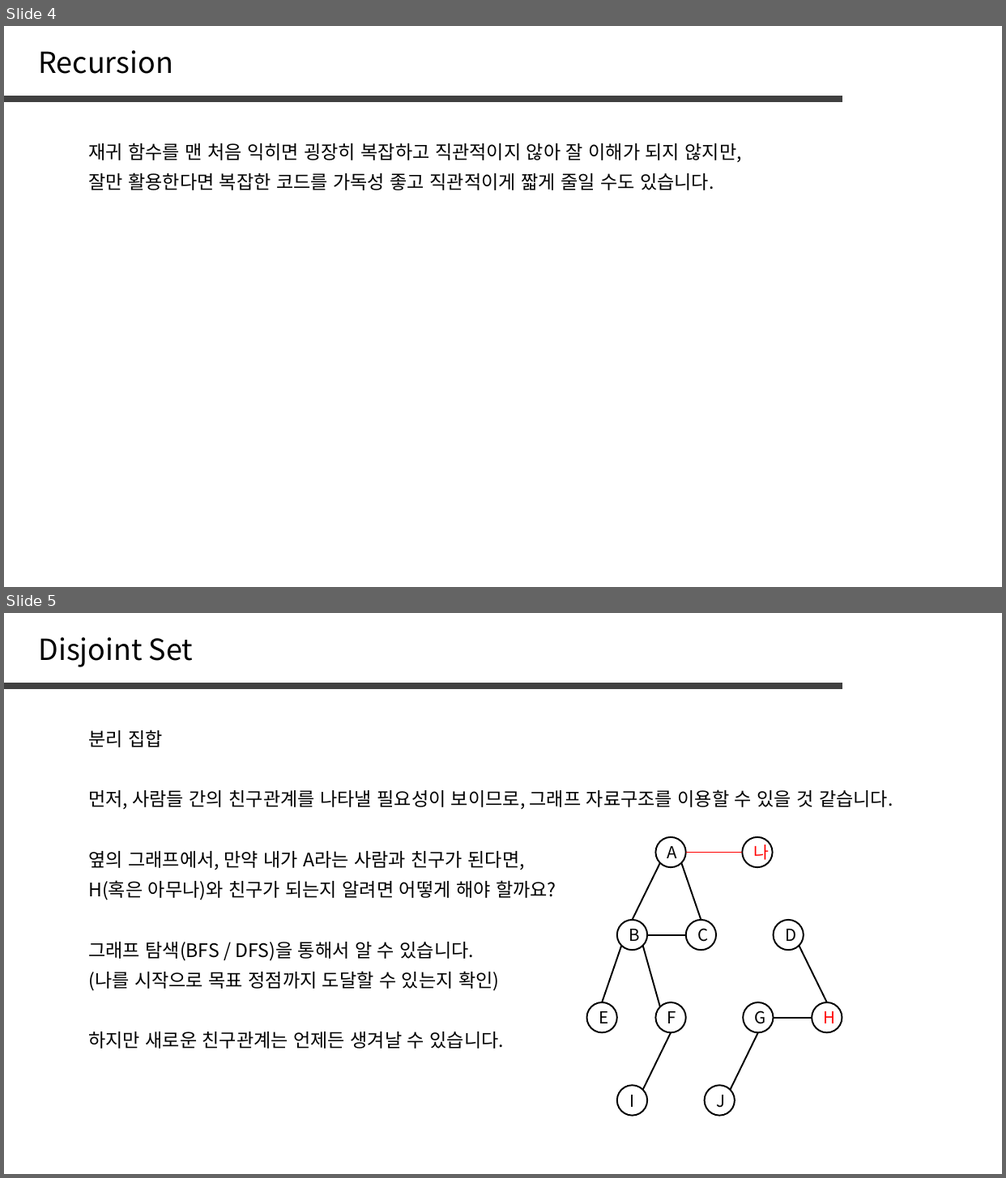
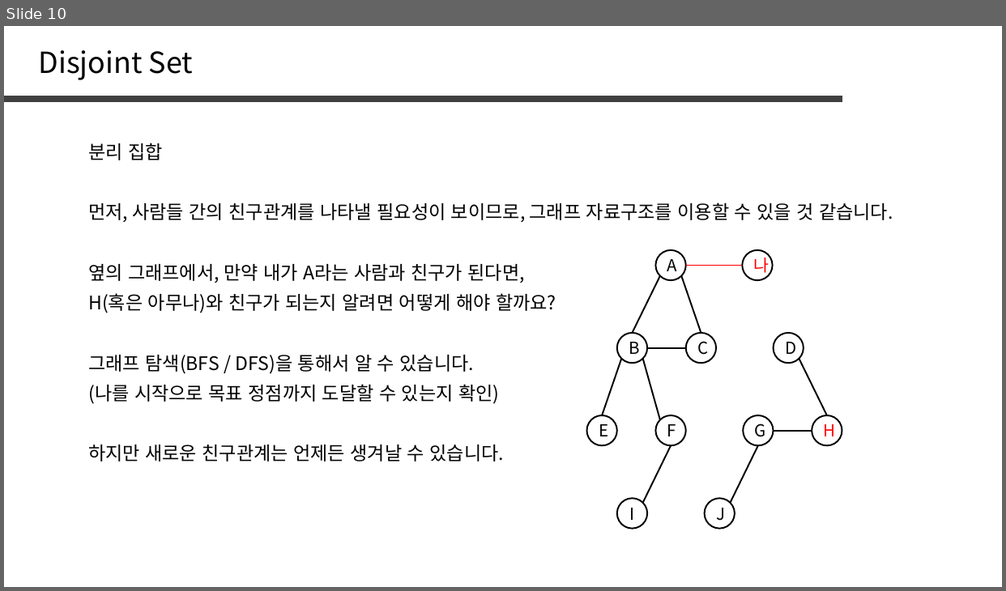
Before and after one commit to jaehoo1/PS-study, a slide deck: study/11_Recursion, Backtracking.pptx. Shown one above the other, each under a label of ours: slides 4 and 5 before the commit, slide 10 after it. The pictures are 1006x1178 and 1006x591 pixels, drawn with LibreOffice and Linux fonts; fonts in the diff are those of the drawing. Boxes give left, top, right and bottom in pixels: in the first picture for what was removed or moved away, otherwise in the second. Text is boxed around its words. In the diff, an @@ line names an element or a change of style, - is before the commit and + after.

```diff
--- a/study/11_Recursion, Backtracking.pptx
+++ b/study/11_Recursion, Backtracking.pptx
@@ slide 4 removed at (4, 26, 1002, 587), background #FFFFFF @@
@@ text removed at (39, 50, 173, 74) @@
-Recursion
@@ line removed from (4, 99) to (842, 99) @@
@@ text removed at (88, 143, 742, 162) @@
-재귀 함수를 맨 처음 익히면 굉장히 복잡하고 직관적이지 않아 잘 이해가 되지 않지만,
@@ text removed at (88, 173, 714, 190) @@
-잘만 활용한다면 복잡한 코드를 가독성 좋고 직관적이게 짧게 줄일 수도 있습니다.
@@ what was slide 5 is now slide 10 @@
```
Also in this commit, not shown: 1 slide changed, 6 slides added.
